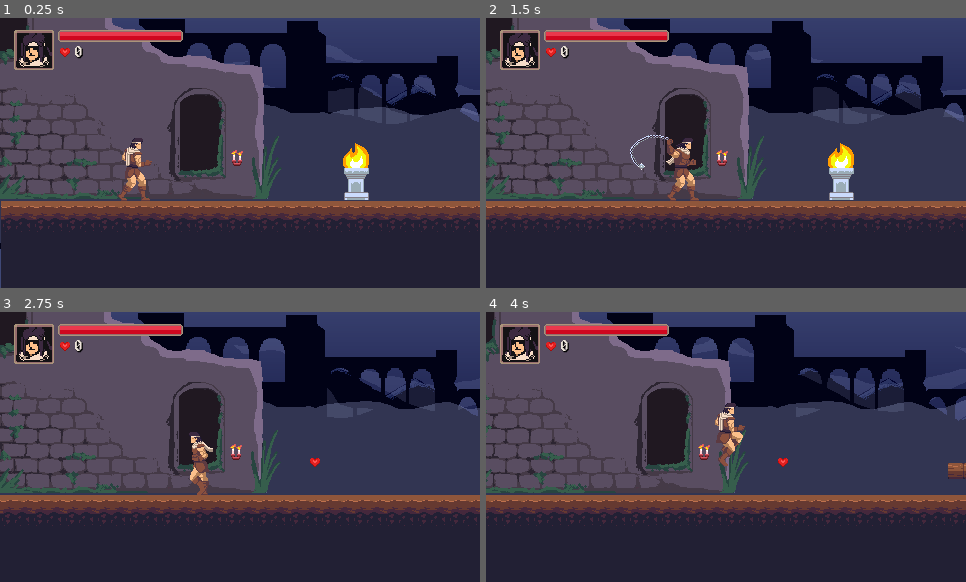
Above: before the commit, frames 1-4 (two rows, left to right).
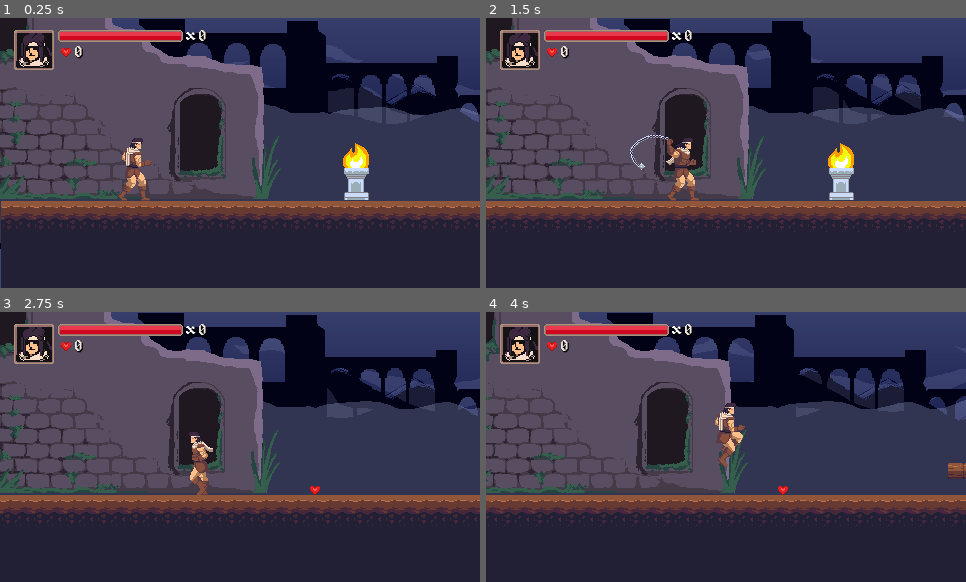
Above: after the commit, the same moments.

Repository: Brnn0/Plataforma-2D-em-Godot
Game: Godot game, scene res://scenes/fase.tscn
Same seed, same stepped clock (60 frames per second), same inputs: the game is played once before the commit and once after it.
Inputs:
- Up to frame 1 (0.25 s): no input
- Up to frame 2 (1.5 s): hold D (move_right) from 0.53 s (still down); tap O (attack) at 0.6, 1.35 s; tap P (jump) at 0.77 s
- Up to frame 3 (2.75 s): tap P (jump) at 1.52 s; release D (move_right) at 2.03 s; hold A (move_left) from 2.03 s (still down); tap O (attack) at 2.1 s
- Up to frame 4 (4 s): release A (move_left) at 2.78 s; hold D (move_right) from 2.78 s (still down); tap O (attack) at 2.85, 3.6 s; tap P (jump) at 3.02, 3.77 s

The runs differ from the first frame. In frame 1, 0.2% of the frame differs, in the area x 12-51%, y 4-55%; in frame 2, 0.2%; in frame 3, 0.3%, in the area x 12-67%, y 4-68%; in frame 4, 0.3%.

Commit message:
vidas adicionadas

Diff:
--- a/scenes/fase.tscn
+++ b/scenes/fase.tscn
@@ -22,7 +22,6 @@
 [ext_resource type="PackedScene" uid="uid://bacxn1pt73rxw" path="res://scenes/esqueleto.tscn" id="12_sgcvl"]
 [ext_resource type="PackedScene" uid="uid://lmvp4qvnqxun" path="res://scenes/checkpoint.tscn" id="14_5uwob"]
 [ext_resource type="PackedScene" uid="uid://d03eo4ivodv33" path="res://scenes/tocha.tscn" id="15_ykqb8"]
-[ext_resource type="PackedScene" uid="uid://dkyqda8vmc51l" path="res://scenes/vela.tscn" id="16_8vam6"]
 [ext_resource type="PackedScene" uid="uid://dbjh468pfki5y" path="res://scenes/porta.tscn" id="18_dmynb"]
 
 [sub_resource type="SegmentShape2D" id="SegmentShape2D_1a32i"]
@@ -562,15 +561,16 @@
 script = ExtResource("1_i8hqa")
 
 [node name="hearticon" type="TextureRect" parent="UIManager"]
-offset_left = 49.0
+offset_left = 50.0
 offset_top = 18.0
-offset_right = 81.0
+offset_right = 82.0
 offset_bottom = 50.0
 texture = ExtResource("1_5wb6m")
 metadata/_edit_use_anchors_ = true
 
 [node name="heartdisplay" type="Label" parent="UIManager"]
 anchors_preset = -1
+anchor_top = -0.0296296
 anchor_bottom = -0.0296296
 offset_left = 75.0
 offset_top = 31.0
@@ -602,6 +602,39 @@
 player = NodePath("../../Player")
 metadata/_edit_use_anchors_ = true
 
+[node name="livesX" type="Label" parent="UIManager/healthbar"]
+layout_mode = 0
+offset_left = 128.0
+offset_top = 11.0
+offset_right = 139.0
+offset_bottom = 26.0
+theme_override_colors/font_color = Color(1, 1, 1, 1)
+theme_override_colors/font_shadow_color = Color(0, 0, 0, 1)
+theme_override_fonts/font = ExtResource("3_tp8dg")
+theme_override_font_sizes/font_size = 15
+text = "x"
+
+[node name="livesdisplay" type="Label" parent="UIManager/healthbar"]
+layout_mode = 1
+anchors_preset = -1
+anchor_left = 0.528
+anchor_top = -0.605263
+anchor_right = 0.528
+anchor_bottom = -0.605263
+offset_left = 75.0
+offset_top = 31.0
+offset_right = 178.0
+offset_bottom = 54.0
+theme_override_colors/font_color = Color(0.927973, 0.893801, 0.85606, 1)
+theme_override_colors/font_shadow_color = Color(0, 0, 0, 1)
+theme_override_fonts/font = ExtResource("3_tp8dg")
+theme_override_font_sizes/font_size = 15
+text = "0
+"
+vertical_alignment = 1
+justification_flags = 0
+metadata/_edit_use_anchors_ = true
+
 [node name="icon" type="TextureRect" parent="UIManager"]
 offset_left = 14.0
 offset_top = 12.0
@@ -744,12 +777,6 @@
 [node name="tocha" parent="items" instance=ExtResource("15_ykqb8")]
 position = Vector2(451, 480)
 
-[node name="vela" parent="items" instance=ExtResource("16_8vam6")]
-position = Vector2(332, 470)
-
-[node name="vela2" parent="items" instance=ExtResource("16_8vam6")]
-position = Vector2(792, 341)
-
 [node name="checkpoints" type="Node2D" parent="."]
 z_index = 5
 position = Vector2(1528, 413)
--- a/scenes/heart.tscn
+++ b/scenes/heart.tscn
@@ -1,21 +1,35 @@
-[gd_scene load_steps=4 format=3 uid="uid://cfw4sbnc04qxi"]
+[gd_scene load_steps=5 format=3 uid="uid://bntxn6w5gcvgi"]
 
 [ext_resource type="Script" path="res://script/heart.gd" id="1_7bb5i"]
 [ext_resource type="Texture2D" uid="uid://be5rv5q7ndclp" path="res://assets/Map/Itens/Objetos/heart.png" id="1_75vrt"]
 
-[sub_resource type="CircleShape2D" id="CircleShape2D_oixln"]
+[sub_resource type="CircleShape2D" id="CircleShape2D_fn0gu"]
+radius = 5.0
+
+[sub_resource type="CircleShape2D" id="CircleShape2D_cujyx"]
 radius = 8.0
 
-[node name="heart" type="Node2D" groups=["Enemies"]]
+[node name="heart" type="RigidBody2D"]
+collision_mask = 7
+mass = 0.024
+gravity_scale = 0.2
+contact_monitor = true
 script = ExtResource("1_7bb5i")
+
+[node name="raycast_bot" type="RayCast2D" parent="."]
+target_position = Vector2(0, 8)
+collision_mask = 7
 
 [node name="Sprite2D" type="Sprite2D" parent="."]
 texture = ExtResource("1_75vrt")
+
+[node name="CollisionShape2D" type="CollisionShape2D" parent="."]
+shape = SubResource("CircleShape2D_fn0gu")
 
 [node name="Area2D" type="Area2D" parent="."]
 monitorable = false
 
 [node name="CollisionShape2D" type="CollisionShape2D" parent="Area2D"]
-shape = SubResource("CircleShape2D_oixln")
+shape = SubResource("CircleShape2D_cujyx")
 
 [connection signal="area_entered" from="Area2D" to="." method="_on_area_2d_area_entered"]
--- a/scenes/vela.tscn
+++ /dev/null
@@ -1,68 +0,0 @@
-[gd_scene load_steps=12 format=3 uid="uid://dkyqda8vmc51l"]
-
-[ext_resource type="Script" path="res://script/vela.gd" id="1_6ffpq"]
-[ext_resource type="Texture2D" uid="uid://dgdmig74n4af0" path="res://assets/Map/Itens/Objetos/vela/VelaBreak1.png" id="2_i00g3"]
-[ext_resource type="Texture2D" uid="uid://h6vi84pwnnon" path="res://assets/Map/Itens/Objetos/vela/VelaBreak2.png" id="3_7aivx"]
-[ext_resource type="Texture2D" uid="uid://bkbwd0mvxfi6x" path="res://assets/Map/Itens/Objetos/vela/VelaBreak3.png" id="4_xd7k2"]
-[ext_resource type="Texture2D" uid="uid://b1hbl10ten7et" path="res://assets/Map/Itens/Objetos/vela/VelaBreak4.png" id="5_2ktgk"]
-[ext_resource type="Texture2D" uid="uid://58p1yms782ux" path="res://assets/Map/Itens/Objetos/vela/Vela1.png" id="6_3547b"]
-[ext_resource type="Texture2D" uid="uid://b7oe1v3j13bep" path="res://assets/Map/Itens/Objetos/vela/Vela2.png" id="7_w73bl"]
-[ext_resource type="Texture2D" uid="uid://dx3ii721hcsnf" path="res://assets/Map/Itens/Objetos/vela/Vela3.png" id="8_w1afm"]
-
-[sub_resource type="RectangleShape2D" id="RectangleShape2D_scy4a"]
-size = Vector2(6, 6)
-
-[sub_resource type="SpriteFrames" id="SpriteFrames_nqdgq"]
-animations = [{
-"frames": [{
-"duration": 1.0,
-"texture": ExtResource("2_i00g3")
-}, {
-"duration": 1.0,
-"texture": ExtResource("3_7aivx")
-}, {
-"duration": 1.0,
-"texture": ExtResource("4_xd7k2")
-}, {
-"duration": 1.0,
-"texture": ExtResource("5_2ktgk")
-}],
-"loop": true,
-"name": &"break",
-"speed": 10.0
-}, {
-"frames": [{
-"duration": 1.0,
-"texture": ExtResource("6_3547b")
-}, {
-"duration": 1.0,
-"texture": ExtResource("7_w73bl")
-}, {
-"duration": 1.0,
-"texture": ExtResource("8_w1afm")
-}],
-"loop": true,
-"name": &"default",
-"speed": 5.0
-}]
-
-[sub_resource type="RectangleShape2D" id="RectangleShape2D_nn3j4"]
-
-[node name="vela" type="StaticBody2D" groups=["Enemies"]]
-collision_layer = 32
-script = ExtResource("1_6ffpq")
-
-[node name="CollisionShape2D" type="CollisionShape2D" parent="."]
-position = Vector2(0, 1)
-shape = SubResource("RectangleShape2D_scy4a")
-
-[node name="animation" type="AnimatedSprite2D" parent="."]
-sprite_frames = SubResource("SpriteFrames_nqdgq")
-frame_progress = 0.905159
-
-[node name="Area2D" type="Area2D" parent="."]
-
-[node name="CollisionShape2D" type="CollisionShape2D" parent="Area2D"]
-shape = SubResource("RectangleShape2D_nn3j4")
-
-[connection signal="area_entered" from="Area2D" to="." method="_on_area_2d_area_entered"]
--- a/script/core/GameManager.gd
+++ b/script/core/GameManager.gd
@@ -7,12 +7,15 @@
 var player: Player
 
 func respawn_player():
-
+	player.is_alive = true
 	player.health = player.max_health
 	player.health_changed.emit()
 	if current_checkpoint != null:
 		player.position = current_checkpoint.global_position
-		player.is_alive = true
+		player.lives -= 1
+	if player.lives < 0:
+		get_tree().reload_current_scene()
+
 func gain_hearts(hearts_gained):
 	hearts += hearts_gained
 	emit_signal("gained_hearts", hearts_gained)
--- a/script/heart.gd
+++ b/script/heart.gd
@@ -1,6 +1,12 @@
-extends Node2D
+extends RigidBody2D
+
+@onready var raycast_bot: RayCast2D = $raycast_bot
 
 var gravity = ProjectSettings.get_setting("physics/2d/default_gravity")
+
+func _integrate_forces(state: PhysicsDirectBodyState2D) -> void:
+	if raycast_bot.is_colliding():
+		freeze = true
 
 func _on_area_2d_area_entered(area: Area2D) -> void:
 	if area.get_parent() is Player:
--- a/script/player.gd
+++ b/script/player.gd
@@ -19,6 +19,8 @@
 
 var attacking = false
 var crouching = false
+var max_lives = 3
+var lives = 0
 var max_health = 3
 var health = 0
 var can_take_damage = true
@@ -27,6 +29,7 @@
 
 func _ready() -> void:
 	GameManager.player = self
+	lives = max_lives
 	health = max_health
 	health_changed.emit()
 
@@ -76,6 +79,7 @@
 				velocity.x = 0
 	else:
 		velocity.x = 0
+		velocity.y = 0
 	update_animation()
 	move_and_slide()
 
@@ -141,6 +145,7 @@
 	can_take_damage = true
 
 func die():
+	hit = false
 	is_alive = false
 	whip.visible = false
 	if is_alive == false:
--- a/script/vela.gd
+++ /dev/null
@@ -1,34 +0,0 @@
-extends StaticBody2D
-
-@export var max_health = 1
-@onready var animation: AnimatedSprite2D = $animation
-@onready var area_2d: Area2D = $Area2D
-
-var health = max_health
-var breaking = false
-
-func _ready() -> void:
-	if breaking == false:
-		animation.play("default")
-
-func _on_area_2d_area_entered(area: Area2D) -> void:
-	if area.is_in_group("Whip") and not breaking:
-		print("hello world")
-		take_damage(1)
-
-func take_damage(damage_amount : int):
-	health -= damage_amount
-	if health <= 0:
-		breaking_candle()
-
-func breaking_candle():
-	breaking = true
-	call_deferred("drop_items")
-	animation.play("break")
-	await animation.animation_finished
-	queue_free()
-
-func drop_items():
-	var heart = preload("res://scenes/heart.tscn").instantiate()
-	get_parent().add_child(heart)
-	heart.position = position + Vector2(randf_range(0,0),0)
Not shown: 1 places in scenes/fase.tscn that only renumber resources
Not shown, added: scenes/fase.tscn-T4nrB2
